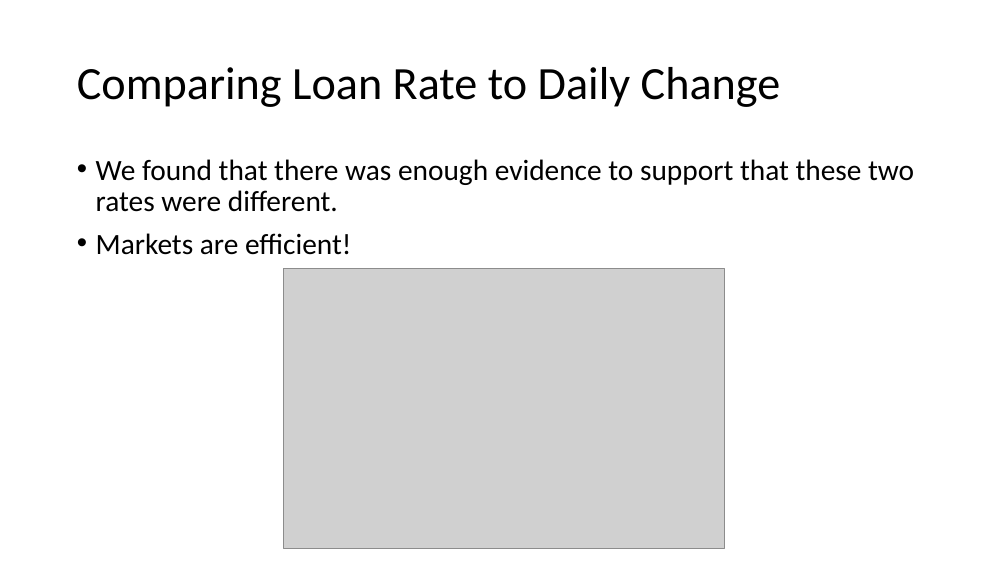
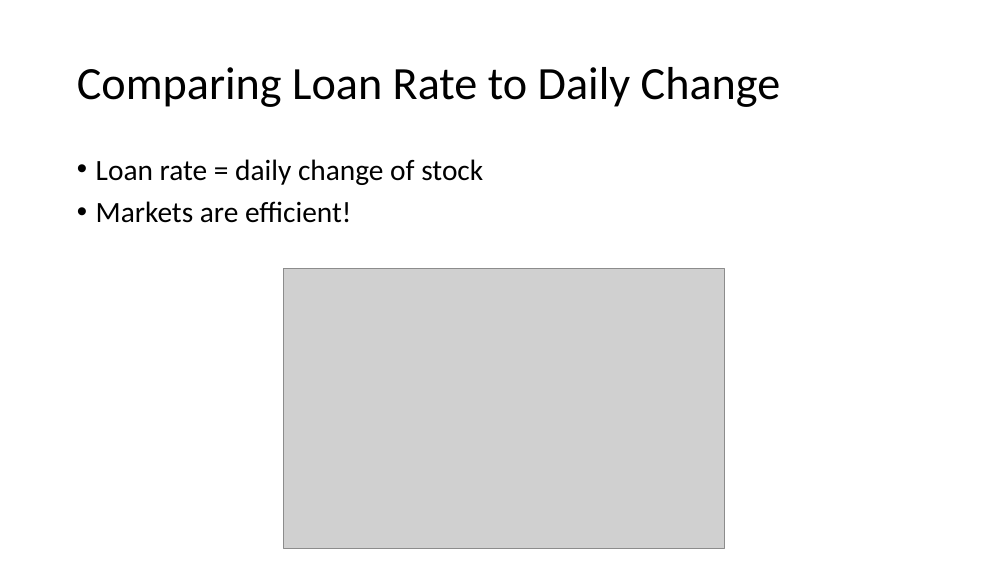
Before and after one commit to alanli2001/alanli2001.github.io, a slide deck: slide 3 of assets/summer project.pptx. Drawn at 1008x567 pixels with LibreOffice and Linux fonts; fonts in the diff are those of the drawing; grey boxes stand for pictures. Boxes give left, top, right and bottom in pixels: in the first picture for what was removed or moved away, otherwise in the second. Text is boxed around its words. In the diff, an @@ line names an element or a change of style, - is before the commit and + after.

```diff
--- a/assets/summer project.pptx
+++ b/assets/summer project.pptx
@@ text at [96, 159, 483, 185]: text changed @@
-• We found that there was enough evidence to support that these two rates were different.
+• Loan rate = daily change of stock
```
Also in this commit, not shown: 1 other slide changed.
